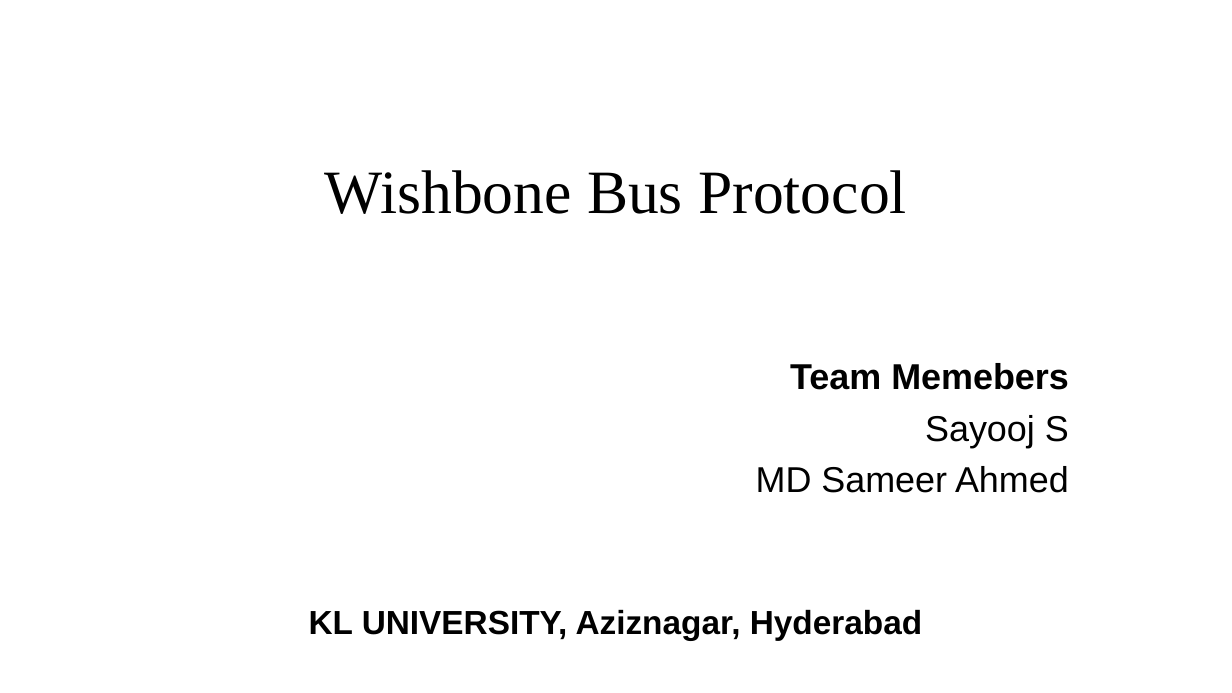
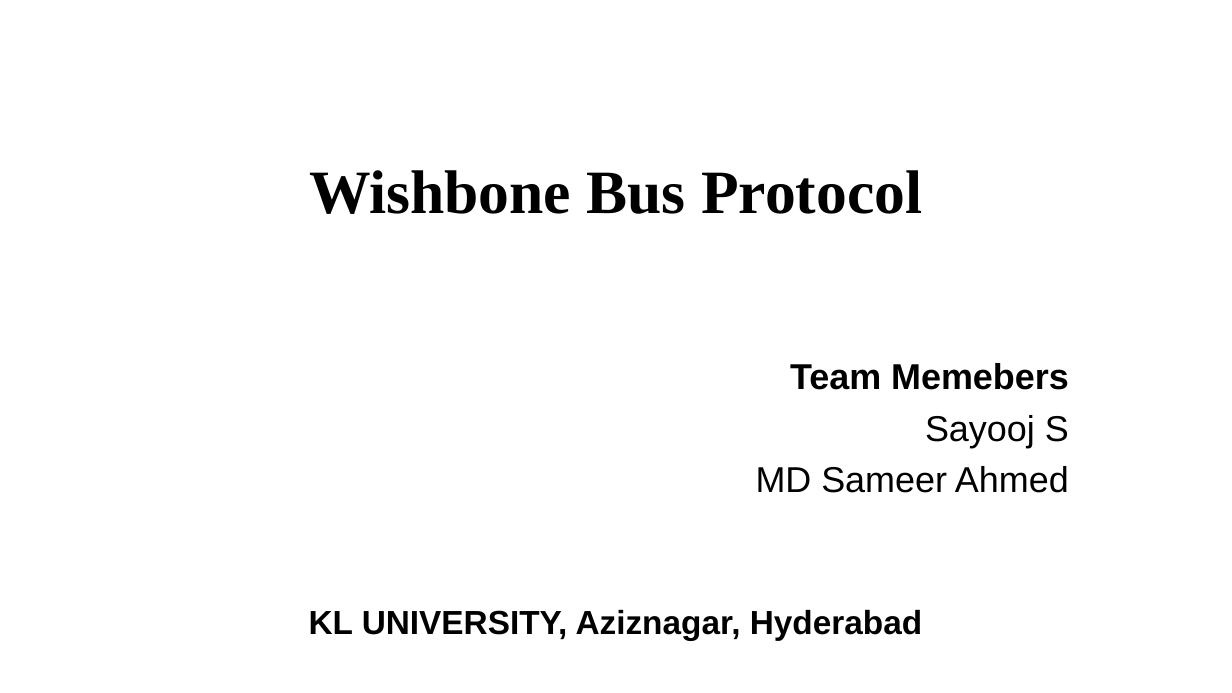
Before and after one commit to Bolol4002/wishbone_protocol, a slide deck: slide 1 of intern_wishbone.pptx. Drawn at 1232x693 pixels with LibreOffice and Linux fonts; fonts in the diff are those of the drawing. Boxes give left, top, right and bottom in pixels: in the first picture for what was removed or moved away, otherwise in the second. Text is boxed around its words. In the diff, an @@ line names an element or a change of style, - is before the commit and + after.

```diff
--- a/intern_wishbone.pptx
+++ b/intern_wishbone.pptx
@@ title "Wishbone Bus Protocol" at box(309, 170, 922, 214): bold on @@
```
Also in this commit, not shown: 2 other slides changed, 2 other files.
